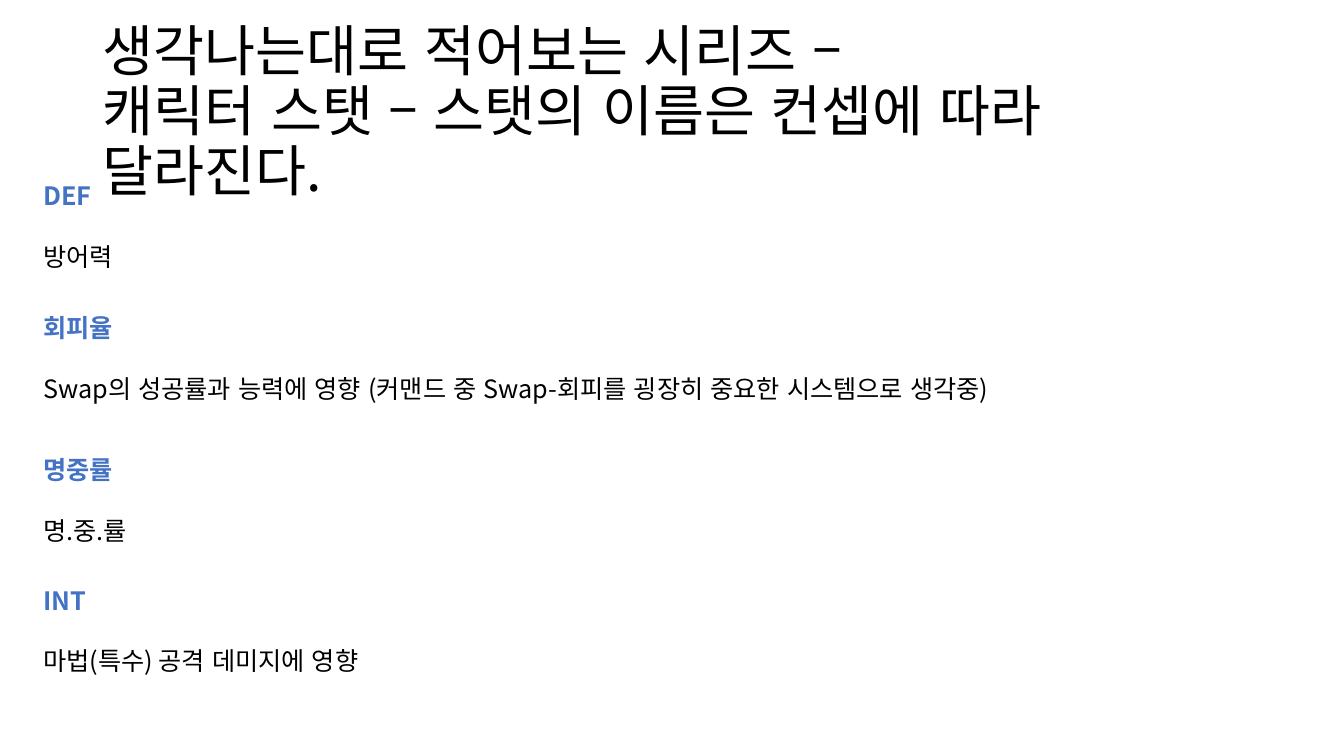
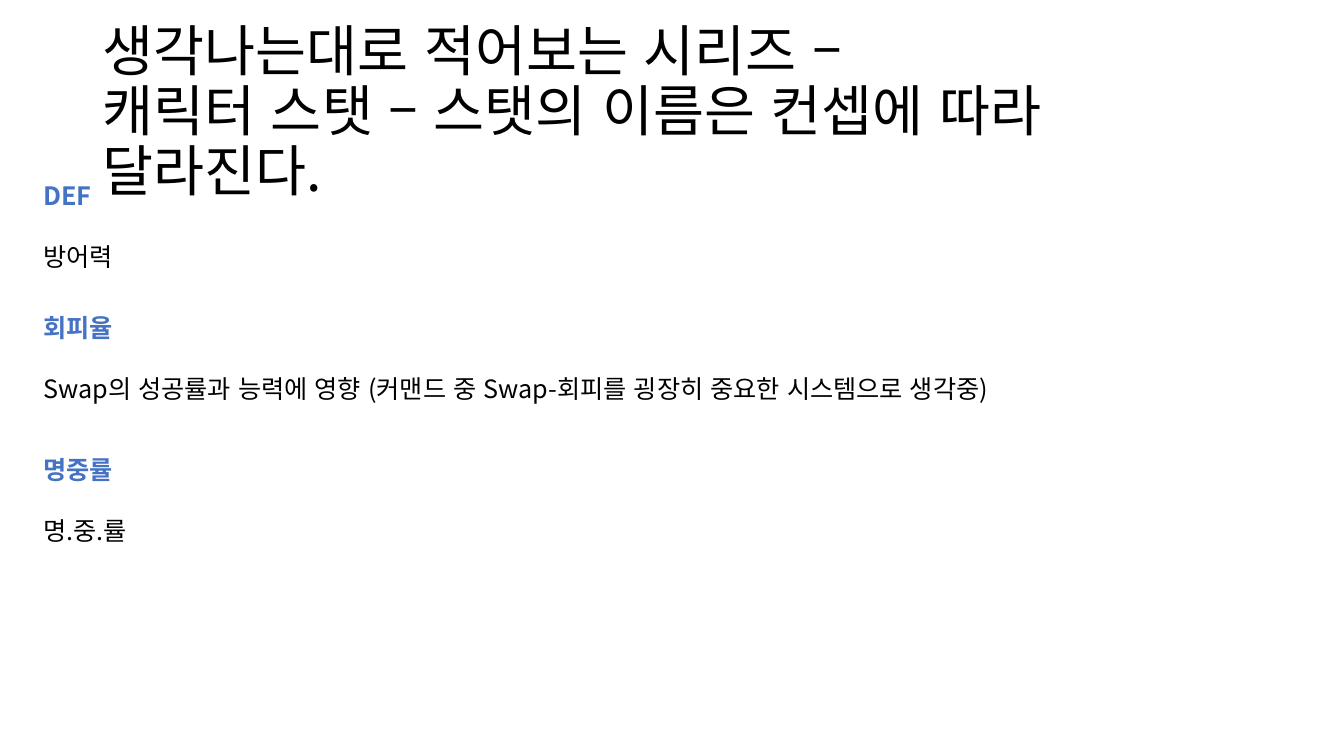
Before and after one commit to Noanswers/ProjectBono, a slide deck: slide 30 of 메인 기획서.pptx (slide 11 before the commit). Drawn at 1344x756 pixels with LibreOffice and Linux fonts; fonts in the diff are those of the drawing; background and template pictures are left out. Boxes give left, top, right and bottom in pixels: in the first picture for what was removed or moved away, otherwise in the second. Text is boxed around its words. In the diff, an @@ line names an element or a change of style, - is before the commit and + after.

```diff
--- a/메인 기획서.pptx
+++ b/메인 기획서.pptx
@@ text removed at (43,591,358,675) @@
-INT
-마법(특수) 공격 데미지에 영향
```
Also in this commit, not shown: 1 other slide changed, 19 slides added, 1 other file.
